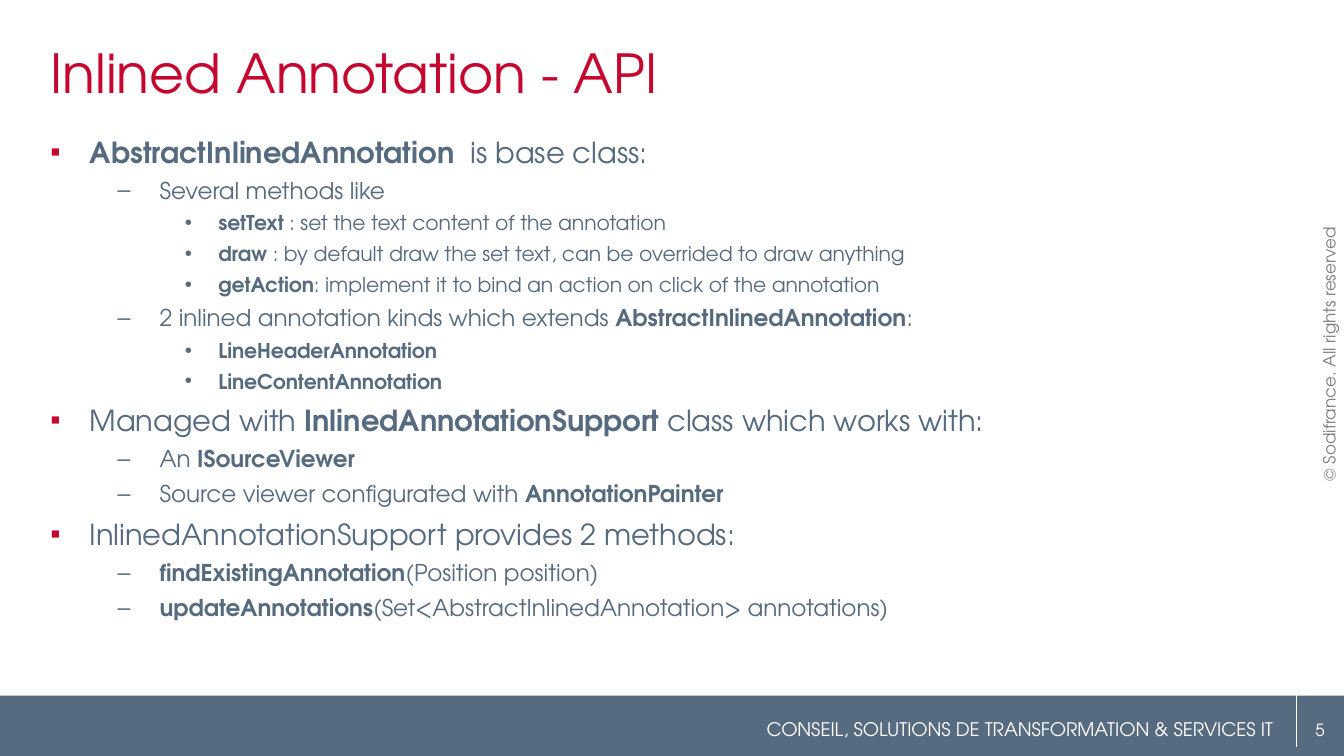
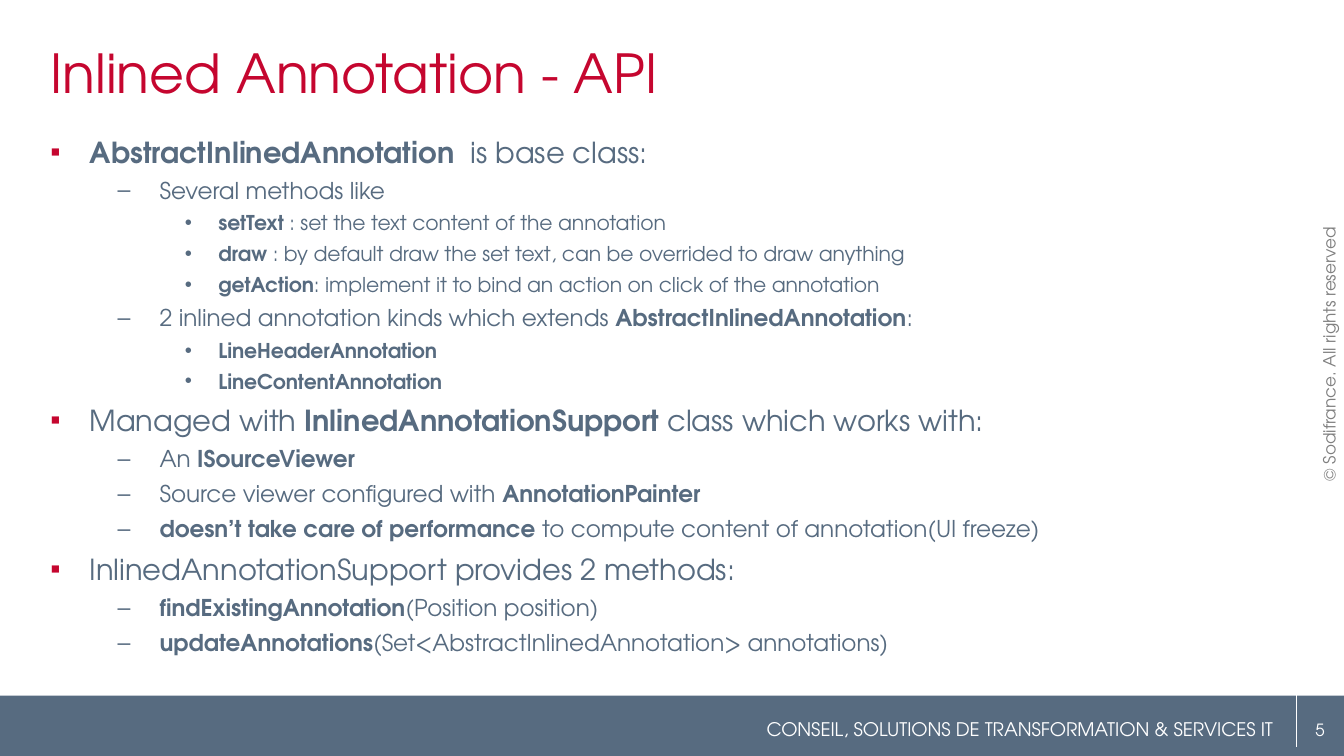
Before and after one commit to angelozerr/EclipseConFrance2018, a slide deck: slide 5 of EclipseConFrance2018_CodeMining.pptx. Drawn at 1344x756 pixels with LibreOffice and Linux fonts; fonts in the diff are those of the drawing; background and template pictures are left out. Boxes give left, top, right and bottom in pixels: in the first picture for what was removed or moved away, otherwise in the second. Text is boxed around its words. In the diff, an @@ line names an element or a change of style, - is before the commit and + after.

```diff
--- a/EclipseConFrance2018_CodeMining.pptx
+++ b/EclipseConFrance2018_CodeMining.pptx
@@ text at bbox=[160, 484, 1040, 542]: text changed @@
-  – Source viewer configurated with AnnotationPainter
+  – Source viewer configured with AnnotationPainter
+  – doesn’t take care of performance to compute content of annotation(UI freeze)
```
Also in this commit, not shown: 7 other slides changed, 3 slides added.
